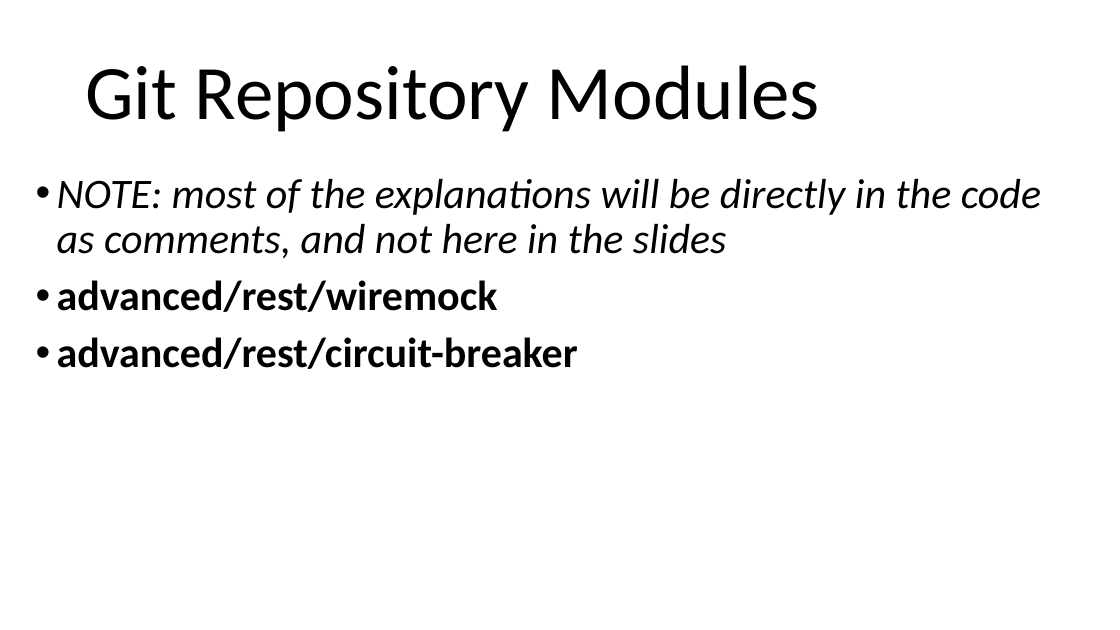
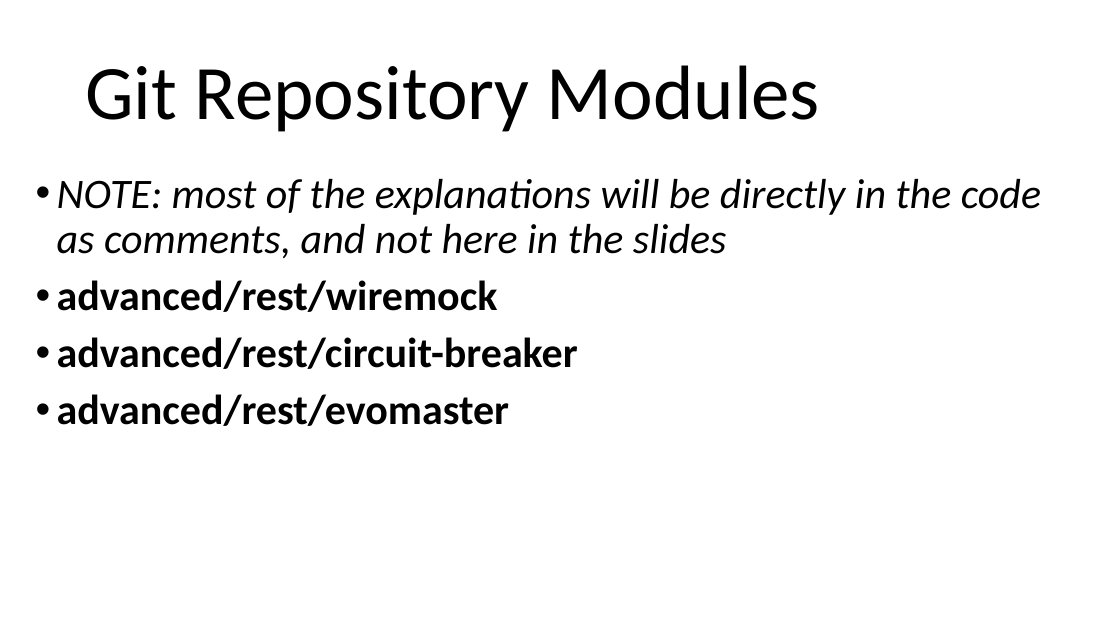
Before and after one commit to arcuri82/testing_security_development_enterprise_systems, a slide deck: slide 36 of doc/advanced/slides/lesson_06.pptx (slide 13 before the commit). Drawn at 1120x630 pixels with LibreOffice and Linux fonts; fonts in the diff are those of the drawing. Boxes give left, top, right and bottom in pixels: in the first picture for what was removed or moved away, otherwise in the second. Text is boxed around its words. In the diff, an @@ line names an element or a change of style, - is before the commit and + after.

```diff
--- a/doc/advanced/slides/lesson_06.pptx
+++ b/doc/advanced/slides/lesson_06.pptx
@@ text at box(57, 394, 510, 426): paragraph added @@
+• advanced/rest/evomaster
```
Also in this commit, not shown: 24 slides added, 1 slide removed, 7 other files.
